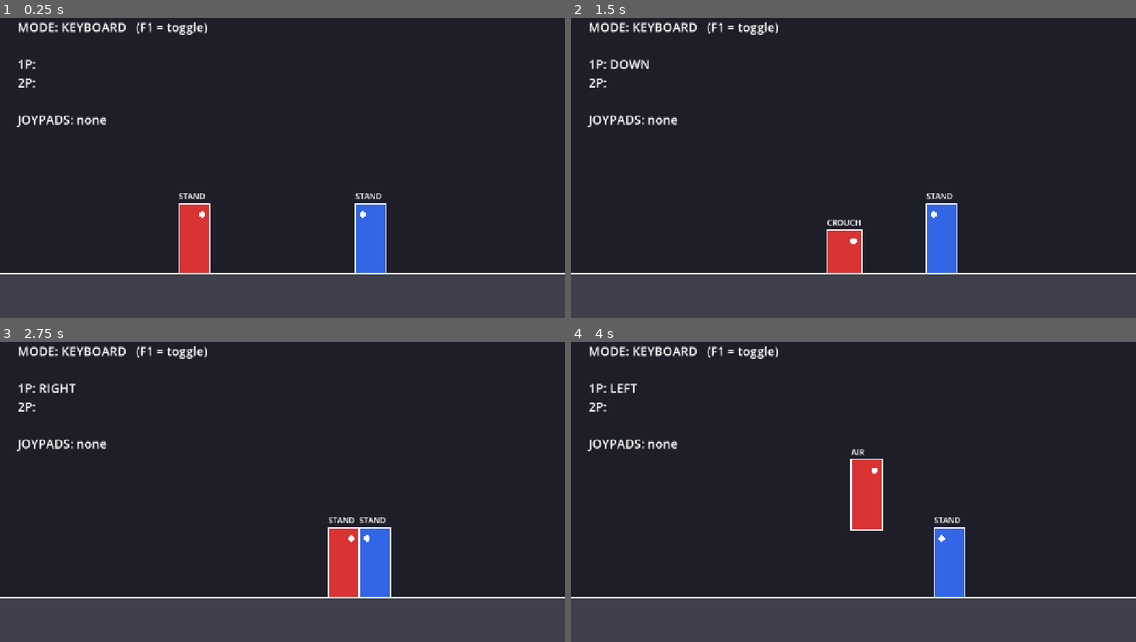
Above: before the commit, frames 1-4 (two rows, left to right).
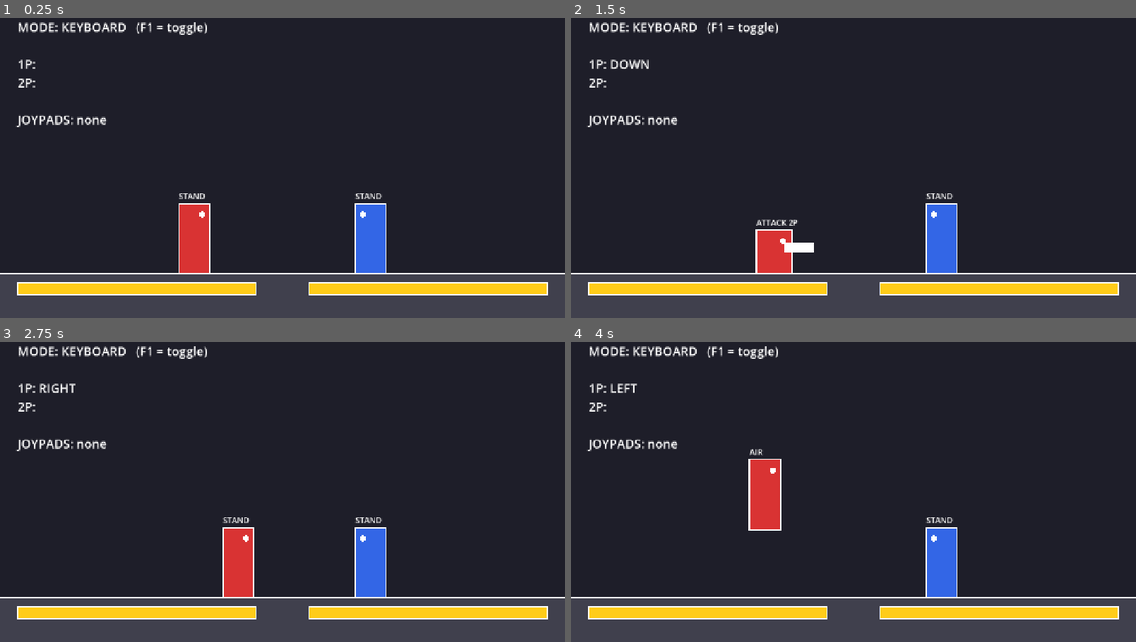
Above: after the commit, the same moments.

Repository: yukituki0/GGJSHS
Game: Godot game, scene res://scenes/main.tscn
Same seed, same stepped clock (60 frames per second), same inputs: the game is played once before the commit and once after it.
Inputs:
- Up to frame 1 (0.25 s): no input
- Up to frame 2 (1.5 s): tap Enter at 0.5 s; hold D 0.53-1.28 s; tap O (p1_hs) at 0.6 s; hold S from 1.28 s (still down); tap Y at 1.35 s
- Up to frame 3 (2.75 s): tap Space at 2 s; release S at 2.03 s; hold D from 2.03 s (still down); tap U at 2.1 s
- Up to frame 4 (4 s): release D at 2.78 s; hold W 2.78-3.53 s; tap I at 2.85 s; hold A (p1_left) from 3.53 s (still down); tap H at 3.6 s

The runs differ from the first frame. In frame 1, 3.8% of the frame differs, in the area x 3-97%, y 88-93%; in frame 2, 6.0%; in frame 3, 6.9%; in frame 4, 7.5%, in the area x 3-97%, y 35-93%.

Commit message:
공격 판정, 체력, 가드, 개틀링 추가
- scripts/attack_data.gd: 기술 데이터 (발생/지속/후딜, 데미지, 히트박스, 상/중/하단, 개틀링)
- fighter.gd: 5P~5H, 2P~2H, jP~jH 공통 기술, 가드(가드 버튼, ↓와 함께면 앉아 가드, 공중 가드),
  히트스턴/가드스턴, 개틀링 캔슬, KO
- match.gd: 공격 판정(동시 히트 시 상쇄), 체력바, KO 후 재시작, F2 판정 박스 표시

Co-Authored-By: Claude Opus 5.5 <noreply@anthropic.com>
Claude-Session: https://claude.ai/code/session_01DkxNRghxDBAgHYk82cYTSd

Diff:
--- /dev/null
+++ b/scripts/attack_data.gd
@@ -0,0 +1,45 @@
+class_name AttackData
+extends RefCounted
+## 기술 하나의 데이터 (프레임 데이터 + 판정 + 데미지)
+##
+## 이름은 격투겜 커뮤니티의 "숫자패드 표기법"을 쓴다.
+##   5 = 중립(서서), 2 = 아래(앉아서), j = 점프 중
+##   예: 5P = 서서 P, 2K = 앉아서 K, jS = 점프 S
+
+enum Level { MID, LOW, OVERHEAD }  # 중단(아무 가드나 됨) / 하단(앉아서 가드) / 중단 위(서서 가드)
+
+var name: String
+var startup: int        # 발생: 버튼 누르고 판정이 나오기까지 프레임
+var active: int         # 지속: 판정이 살아있는 프레임
+var recovery: int       # 후딜: 판정이 사라진 뒤 움직일 수 없는 프레임
+var damage: int
+var hitbox: Rect2       # 오른쪽을 볼 때 기준, 발 위치(0,0)에서의 상대 좌표
+var level: Level
+var hitstun: int        # 맞은 쪽이 못 움직이는 프레임
+var blockstun: int      # 막은 쪽이 못 움직이는 프레임
+var pushback := 6.0     # 맞거나 막았을 때 밀려나는 속도
+var gatling: Array = []  # 맞히거나 막혔을 때 이어서 쓸 수 있는 기술
+
+
+func _init(p_name: String, p_startup: int, p_active: int, p_recovery: int,
+		p_damage: int, p_hitbox: Rect2, p_level: Level,
+		p_hitstun: int, p_blockstun: int, p_gatling: Array = []) -> void:
+	name = p_name
+	startup = p_startup
+	active = p_active
+	recovery = p_recovery
+	damage = p_damage
+	hitbox = p_hitbox
+	level = p_level
+	hitstun = p_hitstun
+	blockstun = p_blockstun
+	gatling = p_gatling
+
+
+func total_frames() -> int:
+	return startup + active + recovery
+
+
+## frame: 공격 시작 후 지난 프레임 (1부터)
+func is_active(frame: int) -> bool:
+	return frame > startup and frame <= startup + active
--- a/scripts/fighter.gd
+++ b/scripts/fighter.gd
@@ -1,14 +1,18 @@
 class_name Fighter
 extends Node2D
-## 캐릭터 공통 몸통: 이동, 앉기, 점프(2단), 대시/백스텝, 공중 대시
+## 캐릭터 공통 몸통: 이동, 점프(2단), 대시/백스텝, 공중 대시, 공격, 가드, 피격
 ##
 ## 격투겜은 "프레임" 단위로 생각하는 게 편해서, 모든 시간 값은 프레임(1/60초) 단위다.
 ## 물리 엔진은 쓰지 않고 위치를 직접 계산한다 (격투겜은 정확한 제어가 더 중요해서).
-## 캐릭터별 기술은 나중에 이 클래스를 상속해서 추가한다.
-
-enum State { STAND, CROUCH, RUN, BACKDASH, PREJUMP, AIR, AIRDASH }
+## 캐릭터별 기술은 나중에 이 클래스를 상속해서 _build_attacks()를 바꾸면 된다.
+
+enum State {
+	STAND, CROUCH, RUN, BACKDASH, PREJUMP, AIR, AIRDASH,
+	GUARD, ATTACK, HITSTUN, BLOCKSTUN, KO,
+}
 
 # ── 튜닝 값 (단위: 픽셀 / 프레임) ─────────────────────────
+@export var max_hp := 420
 @export var walk_forward_speed := 4.0
 @export var walk_back_speed := 3.2
 @export var run_speed := 9.0
@@ -22,16 +26,21 @@
 @export var airdash_frames := 14
 @export var airdash_speed := 11.0
 @export var air_actions := 1            # 공중에서 2단 점프/공중 대시를 몇 번 쓸 수 있나 (둘이 공유)
-
-# ── 몸 크기 (임시 네모 그래픽 + 밀어내기 판정) ─────────────
+@export var ground_friction := 0.85     # 밀려날 때 속도가 줄어드는 비율
+
+# ── 몸 크기 (임시 네모 그래픽 + 밀어내기/피격 판정) ─────────
 const BODY_SIZE := Vector2(70, 160)
 const CROUCH_SIZE := Vector2(80, 100)
+
+## 버튼 우선순위: 동시에 눌렀으면 강한 버튼이 이긴다
+const ATTACK_BUTTONS: Array[String] = ["hs", "s", "k", "p"]
 
 var player := 1                 # 1P / 2P
 var color := Color.RED
 var opponent: Fighter
 var ground_y := 600.0           # 바닥 높이 (Match가 정해줌)
 
+var hp := 0
 var state: State = State.STAND
 var velocity := Vector2.ZERO
 var facing := 1                 # 1 = 오른쪽을 봄, -1 = 왼쪽을 봄
@@ -39,6 +48,16 @@
 var air_actions_left := 0
 var _jump_dir := 0              # 점프 직전에 정한 방향 (-1 뒤, 0 제자리, 1 앞)
 
+var attacks := {}               # "5P" -> AttackData
+var current_attack: AttackData
+var attack_connected := false   # 이번 공격이 이미 맞았거나 막혔나 (한 번만 판정 + 개틀링 조건)
+var stun_frames := 0            # 히트스턴/가드스턴 남은 프레임
+
+
+func _ready() -> void:
+	hp = max_hp
+	_build_attacks()
+
 
 ## 1프레임 진행. Match가 매 프레임 1P → 2P 순서로 직접 호출한다 (처리 순서를 고정하려고)
 func tick() -> void:
@@ -48,6 +67,31 @@
 	queue_redraw()
 
 
+# ── 기술 목록 (캐릭터마다 덮어쓸 부분) ─────────────────────
+## Rect2(x, y, 너비, 높이): 오른쪽을 볼 때 기준, 발 위치가 (0, 0), 위쪽이 음수
+func _build_attacks() -> void:
+	var M := AttackData.Level.MID
+	var L := AttackData.Level.LOW
+	var O := AttackData.Level.OVERHEAD
+	#                         이름   발생 지속 후딜 데미지  판정 범위                       단계 히트 가드  개틀링
+	_add(AttackData.new("5P",  4, 3,  8, 22, Rect2(25, -115, 70, 25), M, 12, 9,  ["5P", "5K", "2K", "5S", "2S"]))
+	_add(AttackData.new("5K",  6, 3, 12, 30, Rect2(25, -80, 85, 25),  M, 15, 11, ["5S", "2S", "5H"]))
+	_add(AttackData.new("5S",  8, 4, 16, 40, Rect2(25, -120, 120, 35), M, 17, 13, ["5H", "2S"]))
+	_add(AttackData.new("5H", 12, 5, 22, 55, Rect2(20, -150, 140, 60), M, 20, 15))
+	_add(AttackData.new("2P",  4, 3,  8, 18, Rect2(25, -70, 65, 22),  M, 11, 8,  ["2P", "5P", "2K", "5S", "2S"]))
+	_add(AttackData.new("2K",  5, 3, 10, 20, Rect2(25, -25, 90, 25),  L, 13, 10, ["5S", "2S", "5H"]))
+	_add(AttackData.new("2S",  8, 4, 16, 35, Rect2(25, -45, 120, 30), L, 16, 12, ["5H"]))
+	_add(AttackData.new("2H", 11, 5, 22, 50, Rect2(10, -190, 90, 110), M, 20, 15))
+	_add(AttackData.new("jP",  4, 4,  6, 20, Rect2(20, -110, 70, 30), O, 12, 9,  ["jK", "jS"]))
+	_add(AttackData.new("jK",  6, 5,  8, 28, Rect2(20, -60, 80, 35),  O, 14, 10, ["jS", "jH"]))
+	_add(AttackData.new("jS",  8, 5, 10, 38, Rect2(15, -100, 110, 60), O, 16, 12, ["jH"]))
+	_add(AttackData.new("jH", 11, 6, 12, 50, Rect2(0, -60, 130, 70),  O, 18, 14))
+
+
+func _add(attack: AttackData) -> void:
+	attacks[attack.name] = attack
+
+
 # ── 입력 헬퍼 ─────────────────────────────────────────────
 func _held(action: String) -> bool:
 	return Input.is_action_pressed(InputManager.action_name(player, action))
@@ -61,6 +105,16 @@
 func _input_forward() -> int:
 	var x := int(_held("right")) - int(_held("left"))
 	return x * facing
+
+
+## 이번 프레임에 누른 공격 버튼으로 기술 이름을 만든다. 없으면 ""
+## prefix: "5"(서서), "2"(앉아서), "j"(공중)
+func _pressed_attack(prefix: String) -> String:
+	for button in ATTACK_BUTTONS:
+		if _pressed(button):
+			var suffix := "H" if button == "hs" else button.to_upper()
+			return prefix + suffix
+	return ""
 
 
 func is_on_ground() -> bool:
@@ -87,13 +141,29 @@
 			_air()
 		State.AIRDASH:
 			_airdash()
-
-
-## 서 있거나 앉아 있을 때: 걷기, 앉기, 점프, 대시 시작
+		State.GUARD:
+			_guard()
+		State.ATTACK:
+			_attack()
+		State.HITSTUN, State.BLOCKSTUN:
+			_stunned()
+		State.KO:
+			_ko()
+
+
+## 서 있거나 앉아 있을 때: 공격, 가드, 점프, 대시, 앉기, 걷기
 func _ground_neutral() -> void:
 	_face_opponent()
 	var fwd := _input_forward()
 
+	var attack := _pressed_attack("2" if _held("down") else "5")
+	if attack != "":
+		_start_attack(attack)
+		return
+	if _held("guard"):
+		velocity.x = 0
+		_change_state(State.GUARD)
+		return
 	if _held("up"):
 		_start_prejump(fwd)
 		return
@@ -122,6 +192,12 @@
 
 ## 달리기: 대시 버튼이나 앞 방향을 누르고 있는 동안 계속 달린다
 func _run() -> void:
+	var attack := _pressed_attack("5")
+	if attack != "":
+		var run_velocity := velocity.x
+		_start_attack(attack)
+		velocity.x = run_velocity * 0.5  # 달리던 관성을 살짝 남긴 채 공격
+		return
 	if _held("up"):
 		_start_prejump(1)
 		return
@@ -160,9 +236,14 @@
 		_change_state(State.AIR)
 
 
-## 공중: 중력, 2단 점프, 공중 대시, 착지
+## 공중: 중력, 공중 공격, 2단 점프, 공중 대시, 착지
 func _air() -> void:
 	velocity.y += gravity
+
+	var attack := _pressed_attack("j")
+	if attack != "":
+		_start_attack(attack)
+		return
 
 	if air_actions_left > 0:
 		if _pressed("up"):
@@ -175,8 +256,7 @@
 			_change_state(State.AIRDASH)
 			return
 
-	if position.y + velocity.y >= ground_y:
-		_land()
+	_check_landing()
 
 
 ## 공중 대시: 정해진 프레임 동안 중력 없이 수평으로 날아간다
@@ -187,9 +267,77 @@
 		_change_state(State.AIR)
 
 
+## 가드 버튼을 누르고 있는 동안 (↓를 같이 누르면 앉아서 가드)
+func _guard() -> void:
+	_face_opponent()
+	velocity.x = 0
+	if not _held("guard"):
+		_change_state(State.STAND)
+
+
+## 공격 중: 발생 → 지속 → 후딜이 끝나면 원래 상태로. 맞히거나 막히면 개틀링 가능
+func _attack() -> void:
+	var airborne := not is_on_ground() or velocity.y < 0
+	if airborne:
+		velocity.y += gravity
+		if position.y + velocity.y >= ground_y:
+			_land()  # 공중 공격은 착지하면 끝
+			return
+	else:
+		velocity.x *= ground_friction
+
+	if attack_connected:
+		var prefix := "j" if airborne else ("2" if _held("down") else "5")
+		var next := _pressed_attack(prefix)
+		if next != "" and next in current_attack.gatling:
+			_start_attack(next)
+			return
+
+	if state_frame >= current_attack.total_frames():
+		current_attack = null
+		_change_state(State.AIR if airborne else State.STAND)
+
+
+func _start_attack(attack_name: String) -> void:
+	current_attack = attacks[attack_name]
+	attack_connected = false
+	if is_on_ground():
+		velocity.x = 0
+	_change_state(State.ATTACK)
+
+
+## 히트스턴/가드스턴: 시간이 다 지나면 다시 움직일 수 있다
+func _stunned() -> void:
+	if is_on_ground() and velocity.y >= 0:
+		velocity.x *= ground_friction
+		stun_frames -= 1
+		if stun_frames <= 0:
+			_change_state(State.GUARD if state == State.BLOCKSTUN and _held("guard") else State.STAND)
+	else:
+		# 공중에서 맞으면 땅에 떨어질 때까지 못 움직인다
+		velocity.y += gravity
+		if position.y + velocity.y >= ground_y:
+			_land()
+
+
+func _ko() -> void:
+	velocity.y += gravity
+	if position.y + velocity.y >= ground_y:
+		position.y = ground_y
+		velocity = Vector2.ZERO
+	else:
+		velocity.x *= 0.98
+
+
+func _check_landing() -> void:
+	if position.y + velocity.y >= ground_y:
+		_land()
+
+
 func _land() -> void:
 	position.y = ground_y
 	velocity = Vector2.ZERO
+	current_attack = null
 	_change_state(State.STAND)
 
 
@@ -203,25 +351,109 @@
 		facing = -1
 
 
-# ── 판정용 몸통 (밀어내기에 사용) ─────────────────────────
+# ── 판정 ─────────────────────────────────────────────────
 func body_size() -> Vector2:
-	return CROUCH_SIZE if state == State.CROUCH or state == State.PREJUMP else BODY_SIZE
-
-
-## 발 위치(position)를 기준으로 한 몸통 사각형
+	var low := state == State.CROUCH or state == State.PREJUMP \
+			or (state == State.GUARD and _held("down")) \
+			or (state == State.ATTACK and current_attack != null and current_attack.name.begins_with("2"))
+	return CROUCH_SIZE if low else BODY_SIZE
+
+
+## 몸통 사각형 (밀어내기 + 맞는 판정 = 허트박스)
 func body_rect() -> Rect2:
 	var size := body_size()
 	return Rect2(position.x - size.x / 2, position.y - size.y, size.x, size.y)
 
 
+## 지금 살아있는 공격 판정(히트박스). 없으면 크기 0
+func hitbox_rect() -> Rect2:
+	if state != State.ATTACK or attack_connected or not current_attack.is_active(state_frame):
+		return Rect2()
+	var box := current_attack.hitbox
+	if facing < 0:  # 왼쪽을 보면 좌우 반전
+		box.position.x = -box.position.x - box.size.x
+	box.position += position
+	return box
+
+
+## 이 공격을 막을 수 있는 상태인가
+func can_block(level: AttackData.Level) -> bool:
+	var guarding := state == State.GUARD or state == State.BLOCKSTUN \
+			or (_held("guard") and state in [State.STAND, State.CROUCH, State.AIR])
+	if not guarding:
+		return false
+	if not is_on_ground():
+		return true  # 공중 가드는 모든 공격을 막는다
+	var crouching := _held("down")
+	match level:
+		AttackData.Level.LOW:
+			return crouching
+		AttackData.Level.OVERHEAD:
+			return not crouching
+	return true
+
+
+## Match가 호출: 공격이 맞았거나 막혔다고 알려준다
+func on_attack_connected() -> void:
+	attack_connected = true
+
+
+## Match가 호출: 공격을 받았다. 막았으면 true를 돌려준다
+func receive_attack(attack: AttackData, from_dir: int) -> bool:
+	if can_block(attack.level):
+		stun_frames = attack.blockstun
+		velocity.x = attack.pushback * from_dir
+		_change_state(State.BLOCKSTUN)
+		return true
+
+	hp = maxi(hp - attack.damage, 0)
+	current_attack = null
+	if hp == 0:
+		velocity = Vector2(6.0 * from_dir, -10.0)
+		_change_state(State.KO)
+		return false
+	stun_frames = attack.hitstun
+	if is_on_ground():
+		velocity.x = attack.pushback * from_dir
+	else:
+		velocity = Vector2(3.0 * from_dir, -6.0)  # 공중에서 맞으면 살짝 띄워진다
+	_change_state(State.HITSTUN)
+	return false
+
+
 # ── 임시 그래픽 ───────────────────────────────────────────
+var debug_draw_boxes := false   # F2로 판정 박스 보기
+
+
 func _draw() -> void:
 	var size := body_size()
 	var rect := Rect2(-size.x / 2, -size.y, size.x, size.y)
-	draw_rect(rect, color)
+	var body_color := color
+	match state:
+		State.HITSTUN, State.KO:
+			body_color = color.lightened(0.5)
+		State.GUARD, State.BLOCKSTUN:
+			body_color = color.darkened(0.4)
+	draw_rect(rect, body_color)
 	draw_rect(rect, Color.WHITE, false, 3.0)
 	# 바라보는 방향 표시 (눈)
 	draw_circle(Vector2(facing * size.x * 0.25, -size.y + 25), 7, Color.WHITE)
-	# 디버그: 현재 상태 이름
+	# 공격 중이면 히트박스 위치에 팔 모양을 그린다 (발생 중엔 흐리게, 지속 중엔 진하게)
+	if state == State.ATTACK and current_attack != null:
+		var box := current_attack.hitbox
+		if facing < 0:
+			box.position.x = -box.position.x - box.size.x
+		var alpha := 1.0 if current_attack.is_active(state_frame) else 0.3
+		draw_rect(box, Color(1, 1, 1, alpha))
+	# 디버그
+	var label: String = State.keys()[state]
+	if current_attack != null:
+		label += " " + current_attack.name
 	draw_string(ThemeDB.fallback_font, Vector2(-size.x / 2, -size.y - 10),
-			State.keys()[state], HORIZONTAL_ALIGNMENT_LEFT, -1, 18)
+			label, HORIZONTAL_ALIGNMENT_LEFT, -1, 18)
+	if debug_draw_boxes:
+		draw_rect(rect, Color.GREEN, false, 2.0)
+		var hit := hitbox_rect()
+		if hit.has_area():
+			hit.position -= position
+			draw_rect(hit, Color.RED, false, 2.0)
--- a/scripts/match.gd
+++ b/scripts/match.gd
@@ -7,8 +7,11 @@
 const WALL_LEFT := 40.0
 const WALL_RIGHT := 1240.0
 
+const KO_RESET_FRAMES := 150    # KO 후 다시 시작하기까지 (임시, 라운드 시스템 전까지)
+
 var p1: Fighter
 var p2: Fighter
+var _ko_timer := 0
 
 
 func _ready() -> void:
@@ -16,6 +19,14 @@
 	p2 = _spawn(2, Color(0.2, 0.4, 0.9), 840)
 	p1.opponent = p2
 	p2.opponent = p1
+
+
+func _unhandled_input(event: InputEvent) -> void:
+	# F2: 판정 박스 보기 (초록 = 몸통/피격, 빨강 = 공격)
+	if event is InputEventKey and event.pressed and not event.echo \
+			and event.physical_keycode == KEY_F2:
+		for f in [p1, p2]:
+			f.debug_draw_boxes = not f.debug_draw_boxes
 
 
 func _spawn(player: int, color: Color, x: float) -> Fighter:
@@ -28,11 +39,40 @@
 	return f
 
 
-## 매 프레임: 1P 이동 → 2P 이동 → 밀어내기 (항상 이 순서)
+## 매 프레임: 1P 이동 → 2P 이동 → 밀어내기 → 공격 판정 (항상 이 순서)
 func _physics_process(_delta: float) -> void:
 	p1.tick()
 	p2.tick()
 	_resolve_push()
+	_resolve_hits()
+	_update_ko()
+	queue_redraw()
+
+
+## 양쪽 공격을 "먼저 다 검사하고 나서" 적용한다 → 동시에 맞으면 둘 다 맞음(상쇄)
+func _resolve_hits() -> void:
+	var hits: Array = []  # [공격자, 방어자, 기술]
+	for pair in [[p1, p2], [p2, p1]]:
+		var attacker: Fighter = pair[0]
+		var defender: Fighter = pair[1]
+		if defender.state == Fighter.State.KO:
+			continue
+		if attacker.hitbox_rect().intersects(defender.body_rect()):
+			hits.append([attacker, defender, attacker.current_attack])
+	for hit in hits:
+		var attacker: Fighter = hit[0]
+		var defender: Fighter = hit[1]
+		attacker.on_attack_connected()
+		defender.receive_attack(hit[2], attacker.facing)
+
+
+## KO가 나오면 잠시 뒤 처음부터 다시 (라운드 시스템은 나중에)
+func _update_ko() -> void:
+	if p1.state != Fighter.State.KO and p2.state != Fighter.State.KO:
+		return
+	_ko_timer += 1
+	if _ko_timer >= KO_RESET_FRAMES:
+		get_tree().reload_current_scene()
 
 
 ## 두 몸통이 겹치면 반씩 밀어내고, 벽 밖으로 못 나가게 막는다
@@ -68,3 +108,21 @@
 	draw_rect(Rect2(0, 0, 1280, 720), Color(0.12, 0.12, 0.16))
 	draw_rect(Rect2(0, GROUND_Y, 1280, 720 - GROUND_Y), Color(0.25, 0.25, 0.3))
 	draw_line(Vector2(0, GROUND_Y), Vector2(1280, GROUND_Y), Color.WHITE, 2.0)
+	if p1 == null:
+		return
+	# 체력바 (1P는 왼쪽에서, 2P는 오른쪽에서 줄어든다)
+	_draw_hp_bar(Rect2(40, 640, 540, 28), p1, false)
+	_draw_hp_bar(Rect2(700, 640, 540, 28), p2, true)
+	if _ko_timer > 0:
+		draw_string(ThemeDB.fallback_font, Vector2(0, 330), "K.O.",
+				HORIZONTAL_ALIGNMENT_CENTER, 1280, 96, Color.YELLOW)
+
+
+func _draw_hp_bar(rect: Rect2, f: Fighter, from_right: bool) -> void:
+	draw_rect(rect, Color(0.3, 0.05, 0.05))
+	var ratio := float(f.hp) / f.max_hp
+	var filled := Rect2(rect.position, Vector2(rect.size.x * ratio, rect.size.y))
+	if from_right:
+		filled.position.x = rect.end.x - filled.size.x
+	draw_rect(filled, Color(1.0, 0.8, 0.1))
+	draw_rect(rect, Color.WHITE, false, 2.0)
